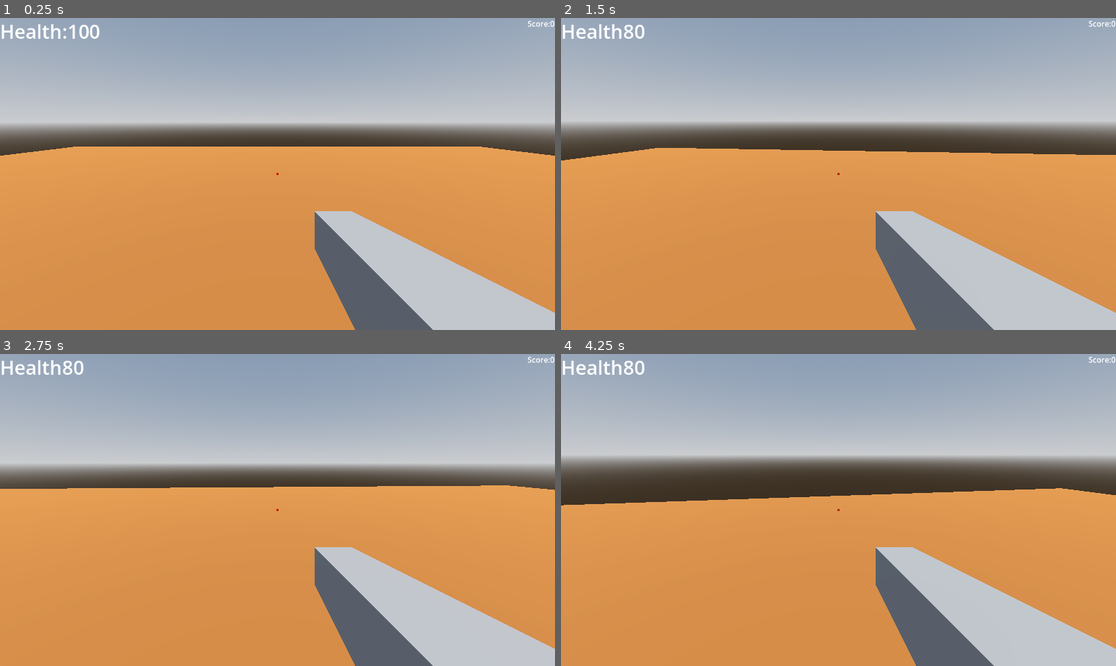
Above: before the commit, frames 1-4 (two rows, left to right).
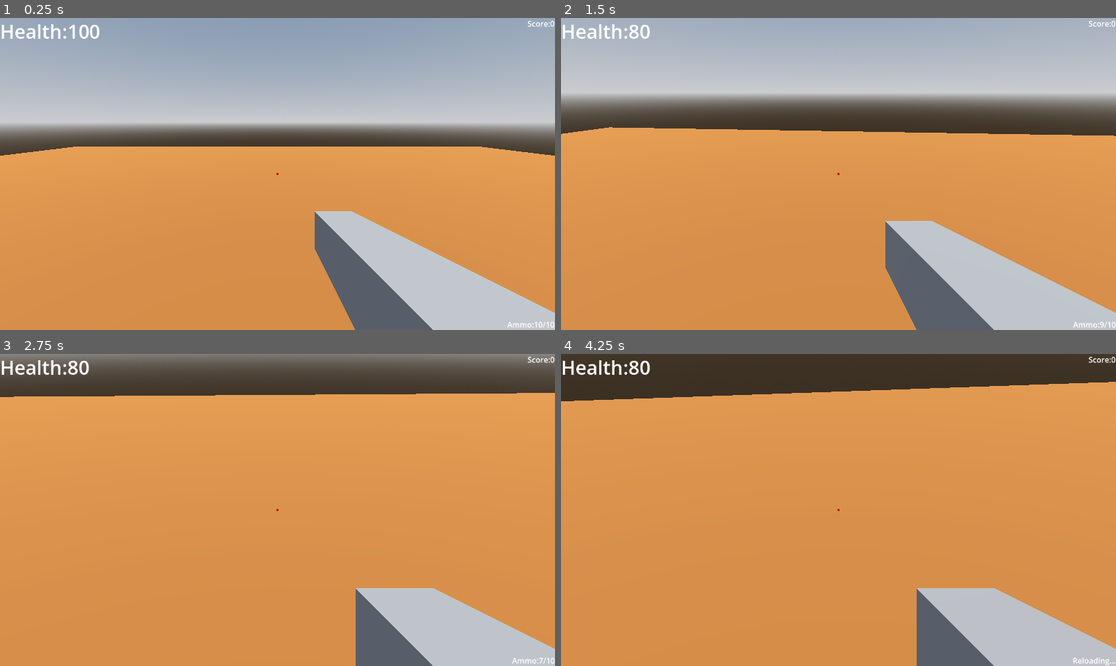
Above: after the commit, the same moments.

Repository: mohsin111111111/pkbg
Game: Godot game, scene res://world.tscn
The game is run twice, just before and just after one commit, with the same random seed, the same clock (stepped at 60 frames per second) and the same inputs.
Inputs (mouse positions are in pixels of both pictures, inside the frame that each line leads up to):
- Up to frame 1 (0.25 s): no input
- Up to frame 2 (1.5 s): tap Enter (ui_accept) at 0.5, 0.77 s; move the mouse to (866, 174) at 0.52 s; hold Right mouse button (aim, bound only after the commit) 0.53-1.28 s; hold Up (ui_up) from 0.53 s (still down); click (866, 174) at 0.6 s; move the mouse to (810, 174) at 1.27 s; right-click (810, 174) at 1.35 s
- Up to frame 3 (2.75 s): keep holding Up (ui_up); tap Enter (ui_accept) at 1.52 s; click (249, 510) at 1.55 s; move the mouse to (288, 503) at 2.02 s; hold Right mouse button (aim, bound only after the commit) from 2.03 s (still down); click (288, 503) at 2.1 s
- Up to frame 4 (4.25 s): keep holding Up (ui_up); move the mouse to (832, 516) at 2.77 s; release Right mouse button (aim, bound only after the commit) at 2.78 s; tap Shift (sprint) at 2.85 s; tap Enter (ui_accept) at 3.02, 3.77 s; click (832, 516) at 3.05 s; move the mouse to (877, 513) at 3.52 s; hold Right mouse button (aim, bound only after the commit) from 3.53 s (still down); tap R (reload, bound only after the commit) at 4.15 s

The runs differ from the first frame. In frame 1, less than 0.1% of the frame differs, in the area x 91-100%, y 97-100%; in frame 2, 22%; in frame 3, 45%; in frame 4, 48%, in the area x 0-100%, y 0-100%.

Commit message:
i made it react to recoil and added reloading of ammo

Diff:
--- /dev/null
+++ b/health_pack.gd
@@ -0,0 +1,5 @@
+extends Area3D
+func _on_body_entered(body):
+	if body.is_in_group("Player"):
+		body.heal(25)
+		queue_free()
--- /dev/null
+++ b/health_pack.tscn
@@ -0,0 +1,21 @@
+[gd_scene format=3 uid="uid://cpyeuplq6c1dx"]
+
+[ext_resource type="Script" uid="uid://bm47fqdfopr0s" path="res://health_pack.gd" id="1_xab54"]
+
+[sub_resource type="StandardMaterial3D" id="StandardMaterial3D_81fhr"]
+albedo_color = Color(0.3529412, 1, 0, 1)
+
+[sub_resource type="BoxShape3D" id="BoxShape3D_xab54"]
+size = Vector3(0.5, 0.5, 0.5)
+
+[node name="HealthPack" type="Area3D" unique_id=286112280]
+script = ExtResource("1_xab54")
+
+[node name="CSGBox3D" type="CSGBox3D" parent="." unique_id=1927014552]
+size = Vector3(0.5, 0.5, 0.5)
+material = SubResource("StandardMaterial3D_81fhr")
+
+[node name="CollisionShape3D" type="CollisionShape3D" parent="." unique_id=749503337]
+shape = SubResource("BoxShape3D_xab54")
+
+[connection signal="body_entered" from="." to="." method="_on_body_entered"]
--- a/player.gd
+++ b/player.gd
@@ -8,19 +8,27 @@
 var mouse_sensitivity = 0.002
 var health=100
 var score = 0
-
+var has_red_key=false
 var jump_count=0
 var max_jumps=2
+var max_ammo=10
+var current_ammo= max_ammo
+var is_reloading = false
+var recoil_amount = 0.05
+const BASE_FOV = 75.0
+const AIM_FOV = 40.0
 
 @onready var camera = $Camera3D
 @onready var raycast = $Camera3D/RayCast3D
 @onready var health_text = $HUD/HealthText
 @onready var score_text = $HUD/ScoreText
+@onready var ammo_text = $HUD/AmmoText
 
 func _ready():
 	Input.set_mouse_mode(Input.MOUSE_MODE_CAPTURED)
 	health_text.text = "Health:" + str(health)
-	score_text.text = "Score:" + str(score)
+	score_text.text= "Score:" + str(score)
+	update_ammo_text()
 func _input(event):
 	if event is InputEventMouseMotion:
 		rotate_y(-event.relative.x * mouse_sensitivity)
@@ -29,11 +37,21 @@
 func _physics_process(delta):
 	if Input.is_action_just_pressed("ui_cancel"):
 		Input.set_mouse_mode(Input.MOUSE_MODE_VISIBLE)
-	if Input.is_action_just_pressed("shoot"):
+	if Input.is_action_pressed("aim"):
+		camera.fov = lerp(camera.fov, AIM_FOV, 10 * delta)
+	else:
+		camera.fov = lerp(camera.fov,BASE_FOV,10 * delta)
+	if Input.is_action_just_pressed("shoot") and current_ammo>0 and not is_reloading:
+		current_ammo -= 1
+		update_ammo_text()
+		camera.rotation.x -= recoil_amount
+		camera.rotation.x=clamp(camera.rotation.x,deg_to_rad(-90),deg_to_rad(90))
 		if raycast.is_colliding():
 			var hit_object = raycast.get_collider()
 			if hit_object.has_method("take_damage"):
 				hit_object.take_damage()
+	if (Input.is_action_just_pressed("reload")or (Input.is_action_just_pressed("shoot")and current_ammo <=0)) and current_ammo< max_ammo and not is_reloading:
+		reload_weapon()
 	if not is_on_floor():
 		velocity.y -= gravity * delta
 	else:
@@ -60,10 +78,26 @@
 
 func take_damage(amount):
 	health-=amount
-	health_text.text="Health"+str(health)
+	health_text.text="Health:"+str(health)
 
 	if health<=0:
 		get_tree().call_deferred("reload_current_scene")
 func add_score(amount):
 	score += amount
-	score_text.text = "Score: " + str(score)
+	score_text.text= "Score: " + str(score)
+func update_ammo_text():
+		ammo_text.text = "Ammo:" + str(current_ammo) + "/" + str(max_ammo)
+func reload_weapon():
+	is_reloading = true
+	ammo_text.text = "Reloading..."
+
+	await get_tree().create_timer(1.5).timeout
+
+	current_ammo = max_ammo
+	is_reloading=false
+	update_ammo_text()
+func heal(amount):
+	health += amount
+	if health > 100:
+		health = 100
+	health_text.text = "Health: " + str(health)
--- a/project.godot
+++ b/project.godot
@@ -67,6 +67,16 @@
 "events": [Object(InputEventKey,"resource_local_to_scene":false,"resource_name":"","device":-1,"window_id":0,"alt_press …(195 unchanged characters)…
 ]
 }
+reload={
+"deadzone": 0.2,
+"events": [Object(InputEventKey,"resource_local_to_scene":false,"resource_name":"","device":-1,"window_id":0,"alt_pressed":false,"shift_pressed":false,"ctrl_pressed":false,"meta_pressed":false,"pressed":false,"keycode":0,"physical_keycode":82,"key_label":0,"unicode":114,"location":0,"echo":false,"script":null)
+]
+}
+aim={
+"deadzone": 0.2,
+"events": [Object(InputEventMouseButton,"resource_local_to_scene":false,"resource_name":"","device":-1,"window_id":0,"alt_pressed":false,"shift_pressed":false,"ctrl_pressed":false,"meta_pressed":false,"button_mask":2,"position":Vector2(211, 11),"global_position":Vector2(223, 71),"factor":1.0,"button_index":2,"canceled":false,"pressed":true,"double_click":false,"script":null)
+]
+}
 
 [physics]
 
--- /dev/null
+++ b/red_key.gd
@@ -0,0 +1,9 @@
+extends Area3D
+
+
+
+
+func _on_body_entered(body):
+	if body.is_in_group("Player"):
+		body.has_red_key = true
+		queue_free()
--- /dev/null
+++ b/red_key.tscn
@@ -0,0 +1,21 @@
+[gd_scene format=3 uid="uid://1j3n8pqmwslw"]
+
+[ext_resource type="Script" uid="uid://pxg1crc6xy82" path="res://red_key.gd" id="1_h1rak"]
+
+[sub_resource type="StandardMaterial3D" id="StandardMaterial3D_rg3ii"]
+albedo_color = Color(0.81182367, 0, 0.19985673, 1)
+
+[sub_resource type="BoxShape3D" id="BoxShape3D_h1rak"]
+size = Vector3(0.2, 0.2, 0.2)
+
+[node name="RedKey" type="Area3D" unique_id=1592518867]
+script = ExtResource("1_h1rak")
+
+[node name="CSGBox3D" type="CSGBox3D" parent="." unique_id=1111375354]
+size = Vector3(0.2, 0.2, 0.2)
+material = SubResource("StandardMaterial3D_rg3ii")
+
+[node name="CollisionShape3D" type="CollisionShape3D" parent="." unique_id=611034988]
+shape = SubResource("BoxShape3D_h1rak")
+
+[connection signal="body_entered" from="." to="." method="_on_body_entered"]
--- a/world.tscn
+++ b/world.tscn
@@ -101,6 +101,17 @@
 text = "Score:0"
 metadata/_edit_use_anchors_ = true
 
+[node name="AmmoText" type="Label" parent="Player/HUD" unique_id=237030719]
+anchors_preset = 3
+anchor_left = 1.0
+anchor_top = 1.0
+anchor_right = 1.0
+anchor_bottom = 1.0
+offset_left = -40.0
+offset_top = -23.0
+grow_horizontal = 0
+grow_vertical = 0
+
 [node name="NavigationRegion3D" type="NavigationRegion3D" parent="." unique_id=704408807]
 navigation_mesh = SubResource("NavigationMesh_fj7yv")
 
Not shown, added: health_pack.gd.uid
Not shown, added: red_key.gd.uid
